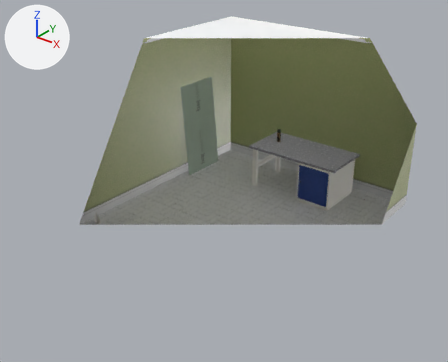
Before and after pictures for a commit that changed the COLLADA model webapp/public/vl/valter-lab/scene/valter-lab.dae.
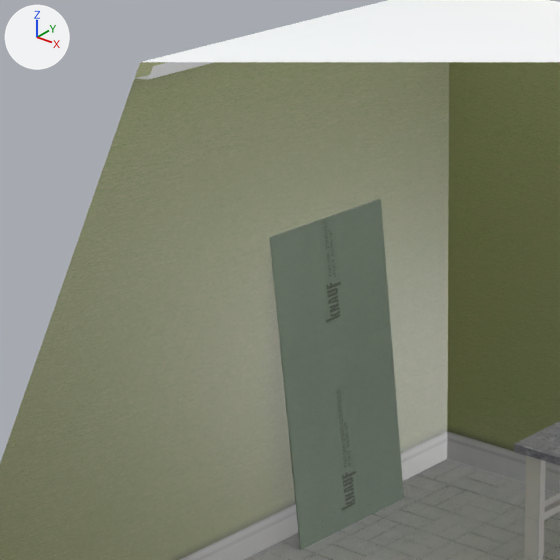
Each version appears first whole from a camera (50 mm lens) standing at (7.97, -11.82, 7.43) and looking at (0.02, -1.88, 1.26), and next in a close-up on the part from 23% to 59% of the width and 6% to 49% of the height. Lighting does not change. The marker at upper left points along +X, +Y and +Z. Everything nearer to the camera than a plane just in front of the edit is cut away. Where no turn or scale is listed for an object, it has been applied to the vertices.

Objects in the first close-up: 'ceiling', 'dryWallSheet', 'floor', 'frontWall', 'leftWall', 'tableLeg', 'tableTop'.
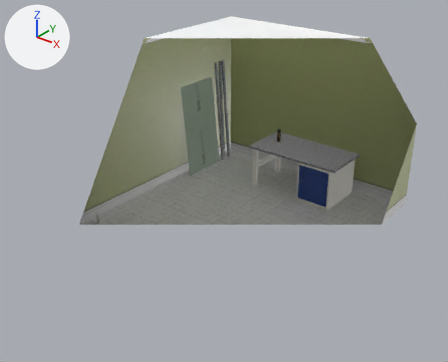
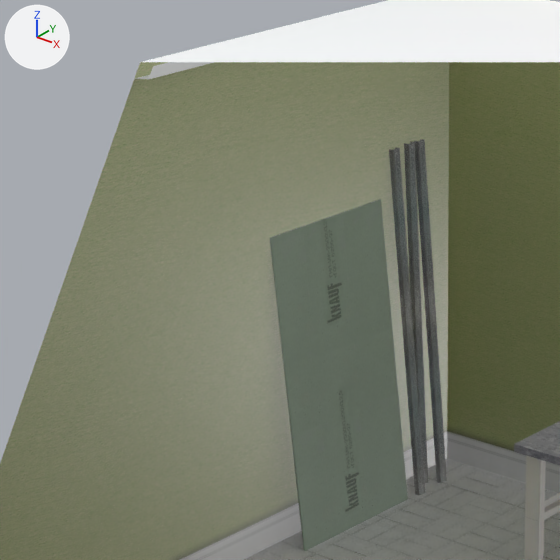
Commit message: ValterLab metal profile

The change in detail:
Picture 'metalProfile.jpg' (img_metalprofile_jpg) is new.
Material 'metalProfileMaterial_bumpScale_0_01' (mat_metalprofilematerial_bumpscale_0_01) is new.
Its texture is img_metalprofile_jpg.
Its roughness is 0.59.
Mesh me_plane_019 is new.
It has 16 vertices, 28 faces and spans x -0.26..0.02, y -0.04..0.04, z 0.0..2.87.
It uses material mat_metalprofilematerial_bumpscale_0_01 (picture img_metalprofile_jpg).
Mesh me_plane_018 is new.
It has 16 vertices, 28 faces and spans x -0.16..0.02, y -0.04..0.04, z 0.0..2.88.
It uses material mat_metalprofilematerial_bumpscale_0_01 (picture img_metalprofile_jpg).
Mesh me_plane_017 is new.
It has 16 vertices, 28 faces and spans x -0.28..0.02, y -0.04..0.04, z 0.0..2.87.
It uses material mat_metalprofilematerial_bumpscale_0_01 (picture img_metalprofile_jpg).
Object 'dryWallSheet' (ob_drywallsheet) moves from (-2.6, 0.48, 0.002) to (-2.56, 0.48, 0.002).
Object 'dryWallSheet' (ob_drywallsheet) turns from (0, -5.1, 0) to (0, -6, 0) degrees about x, y and z.
Object 'metalProfile_002' (ob_metalprofile_002) is new; it shows me_plane_019.
Its location is (-2.566, 1.589, 0.0).
Object 'metalProfile_001' (ob_metalprofile_001) is new; it shows me_plane_018.
Its location is (-2.666, 1.464, 0.0).
Object 'metalProfile' (ob_metalprofile) is new; it shows me_plane_017.
Its location is (-2.549, 1.277, 0.0).

Changed parts and their boxes [x1, y1, x2, y2] in the close-ups (560 x 560 px):
'dryWallSheet', moved, turned: before [270, 199, 404, 550]; after [270, 199, 408, 551]
'metalProfile', added: after [389, 147, 425, 495]
'metalProfile_002', added: after [414, 139, 447, 483]
'metalProfile_001', added: after [404, 141, 428, 484]
